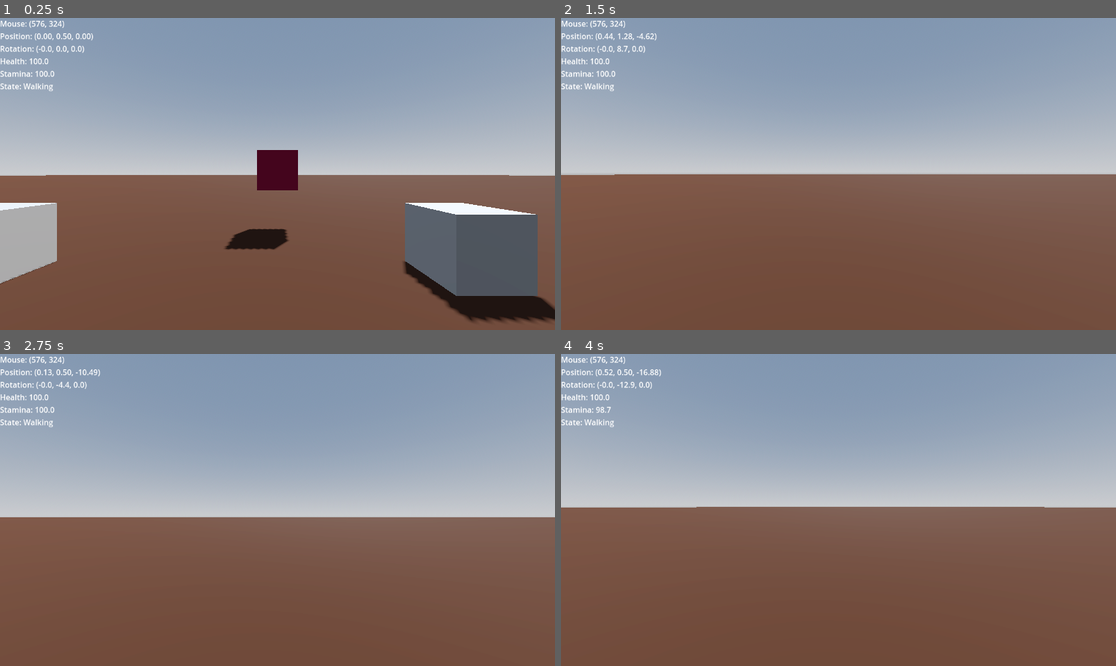
Above: before the commit, frames 1-4 (two rows, left to right).
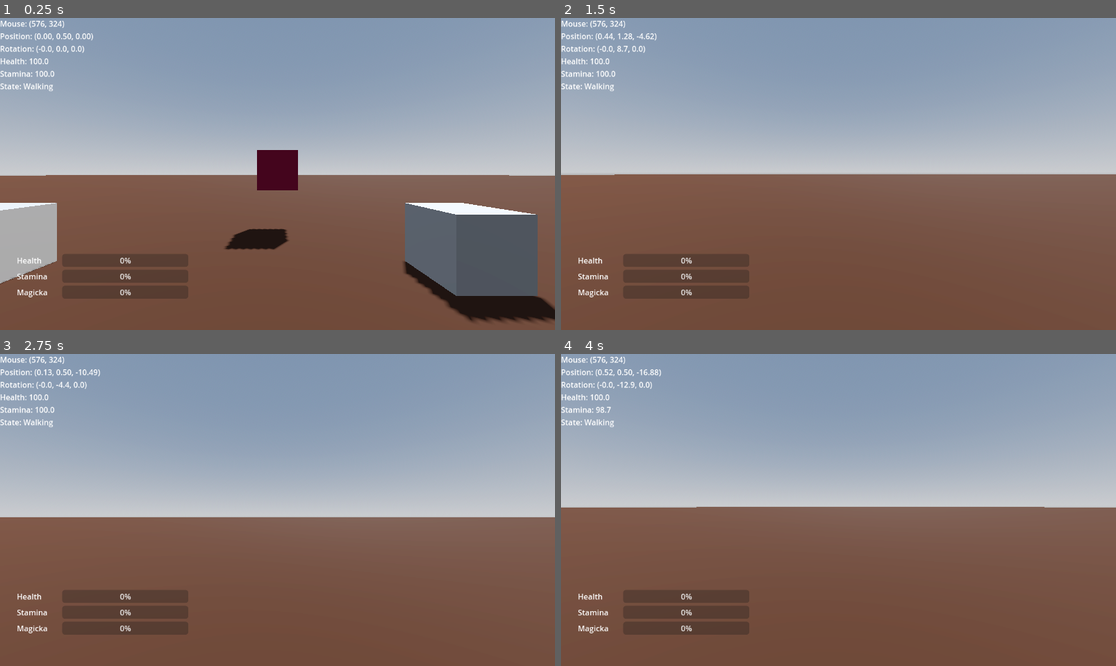
Above: after the commit, the same moments.

Repository: FreedominaStonyField/first-person-rpg
Game: Godot game, scene res://scenes/levels/movement_test_level.tscn
Same seed, same stepped clock (60 frames per second), same inputs: the game is played once before the commit and once after it.
Inputs (mouse positions are in pixels of both pictures, inside the frame that each line leads up to):
- Up to frame 1 (0.25 s): no input
- Up to frame 2 (1.5 s): move the mouse to (866, 174) at 0.52 s; hold W (move_forward) from 0.53 s (still down); click (866, 174) at 0.6 s; tap Space (jump) at 0.77 s; move the mouse to (810, 174) at 1.27 s; right-click (810, 174) at 1.35 s
- Up to frame 3 (2.75 s): keep holding W (move_forward); tap Space (jump) at 1.52 s; move the mouse to (288, 503) at 2.02 s; hold E (interact) from 2.03 s (still down)
- Up to frame 4 (4 s): keep holding W (move_forward); tap Enter at 2.75 s; move the mouse to (832, 516) at 2.77 s; release E (interact) at 2.78 s; tap Shift (sprint) at 2.85 s; tap Space (jump) at 3.02, 3.77 s; move the mouse to (877, 513) at 3.52 s; click (877, 513) at 3.6 s

The runs differ from the first frame. In frame 1, 2.8% of the frame differs, in the area x 3-34%, y 75-90%; in frame 2, 2.9%; in frame 3, 2.9%; in frame 4, 2.9%.

Commit message:
feat: add PlayerHud and integrate with ActorStats for health, stamina, and magicka display

Diff:
--- a/scenes/shared/ActorStats.gd
+++ b/scenes/shared/ActorStats.gd
@@ -1,6 +1,8 @@
 class_name ActorStats
 extends Node
 
+signal core_stat_changed(stat_name: String, previous_value: float, current_value: float, max_value: float)
+signal damaged(amount: float, current_health: float, max_health: float)
 signal died(actor: Node)
 
 const MAX_STAT := 100.0
@@ -33,7 +35,11 @@
 func take_damage(amount: float) -> void:
 	if amount <= 0.0 or not _is_alive:
 		return
+	var previous_health := health
 	_modify_core_stat("health", -abs(amount), 0.0, MAX_STAT)
+	var applied_damage :float = max(0.0, previous_health - health)
+	if applied_damage > 0.0:
+		emit_signal("damaged", applied_damage, health, MAX_STAT)
 	if health <= 0.0:
 		health = 0.0
 		if _is_alive:
@@ -89,6 +95,7 @@
 		return
 	_set_core_stat(stat_name, desired_value)
 	_log_stat_change(stat_name, before_value, desired_value)
+	emit_signal("core_stat_changed", stat_name, before_value, desired_value, clamp_max)
 
 func _get_core_stat(stat_name: String) -> float:
 	match stat_name:
--- a/scenes/shared/PlayerController.tscn
+++ b/scenes/shared/PlayerController.tscn
@@ -1,9 +1,9 @@
-[gd_scene load_steps=4 format=3 uid="uid://d20kn72k08ytb"]
+[gd_scene load_steps=6 format=3 uid="uid://d20kn72k08ytb"]
 
 [ext_resource type="Script" uid="uid://bvilbtbxnls45" path="res://scenes/shared/player_controller.gd" id="1_v58sa"]
-[ext_resource type="Script" uid="uid://ckxwp5fuwh5df" path="res://scenes/shared/ActorStats.gd" id="2_80j70"]
-[ext_resource type="PackedScene" uid="uid://stats_component_scene" path="res://scenes/shared/StatsComponent.tscn" id="3"]
-[ext_resource type="Script" path="res://scenes/shared/DeathHandlerComponent.gd" id="4_jl5kh"]
+[ext_resource type="PackedScene" path="res://scenes/shared/StatsComponent.tscn" id="3"]
+[ext_resource type="Script" uid="uid://cnrcn6yeejvjq" path="res://scenes/shared/DeathHandlerComponent.gd" id="4_jl5kh"]
+[ext_resource type="PackedScene" path="res://scenes/ui/PlayerHud.tscn" id="5_qcruy"]
 
 [sub_resource type="CapsuleShape3D" id="CapsuleShape3D_wae83"]
 
@@ -20,6 +20,11 @@
 
 [node name="CanvasLayer" type="CanvasLayer" parent="."]
 
+[node name="PlayerHud" parent="CanvasLayer" instance=ExtResource("5_qcruy")]
+layout_mode = 3
+anchors_preset = 15
+stats_path = NodePath("../../Stats")
+
 [node name="DebugLabel" type="Label" parent="CanvasLayer"]
 text = "Mouse:
 Position:
--- a/scenes/shared/player_controller.gd
+++ b/scenes/shared/player_controller.gd
@@ -23,6 +23,7 @@
 
 @onready var camera: Camera3D = $Camera3D
 @onready var debug_label: Label = $CanvasLayer/DebugLabel
+@onready var player_hud: PlayerHud = $CanvasLayer/PlayerHud
 
 var pitch := 0.0
 var held_body: RigidBody3D = null
@@ -39,6 +40,8 @@
 				push_error("PlayerController: stats_path must point to an ActorStats node.")
 		else:
 			push_error("PlayerController: stats_path is not pointing to a valid node.")
+	if player_hud and stats:
+		player_hud.set_stats(stats)
 
 func _unhandled_input(event: InputEvent) -> void:
 	if event is InputEventMouseMotion and camera:
--- /dev/null
+++ b/scenes/ui/PlayerHud.tscn
@@ -0,0 +1,69 @@
+[gd_scene load_steps=2 format=3 uid="uid://player_hud_scene"]
+
+[ext_resource type="Script" path="res://scenes/ui/player_hud.gd" id="1_5npdb"]
+
+[node name="PlayerHud" type="Control"]
+anchor_right = 1.0
+anchor_bottom = 1.0
+mouse_filter = 2
+script = ExtResource("1_5npdb")
+
+[node name="DamageFlashOverlay" type="ColorRect" parent="."]
+anchor_right = 1.0
+anchor_bottom = 1.0
+color = Color(0.6, 0, 0, 0)
+mouse_filter = 2
+visible = false
+
+[node name="HudMarginContainer" type="MarginContainer" parent="."]
+anchor_left = 0.02
+anchor_top = 1.0
+anchor_right = 0.35
+anchor_bottom = 1.0
+offset_top = -170.0
+offset_bottom = -24.0
+mouse_filter = 2
+theme_override_constants/margin_left = 12
+theme_override_constants/margin_top = 12
+theme_override_constants/margin_right = 12
+theme_override_constants/margin_bottom = 12
+
+[node name="VitalsBox" type="VBoxContainer" parent="HudMarginContainer"]
+mouse_filter = 2
+theme_override_constants/separation = 6
+
+[node name="HealthRow" type="HBoxContainer" parent="HudMarginContainer/VitalsBox"]
+mouse_filter = 2
+
+[node name="HealthLabel" type="Label" parent="HudMarginContainer/VitalsBox/HealthRow"]
+custom_minimum_size = Vector2(90, 0)
+text = "Health"
+mouse_filter = 2
+
+[node name="HealthBar" type="ProgressBar" parent="HudMarginContainer/VitalsBox/HealthRow"]
+size_flags_horizontal = 3
+mouse_filter = 2
+
+[node name="StaminaRow" type="HBoxContainer" parent="HudMarginContainer/VitalsBox"]
+mouse_filter = 2
+
+[node name="StaminaLabel" type="Label" parent="HudMarginContainer/VitalsBox/StaminaRow"]
+custom_minimum_size = Vector2(90, 0)
+text = "Stamina"
+mouse_filter = 2
+
+[node name="StaminaBar" type="ProgressBar" parent="HudMarginContainer/VitalsBox/StaminaRow"]
+size_flags_horizontal = 3
+mouse_filter = 2
+
+[node name="MagickaRow" type="HBoxContainer" parent="HudMarginContainer/VitalsBox"]
+mouse_filter = 2
+
+[node name="MagickaLabel" type="Label" parent="HudMarginContainer/VitalsBox/MagickaRow"]
+custom_minimum_size = Vector2(90, 0)
+text = "Magicka"
+mouse_filter = 2
+
+[node name="MagickaBar" type="ProgressBar" parent="HudMarginContainer/VitalsBox/MagickaRow"]
+size_flags_horizontal = 3
+mouse_filter = 2
--- /dev/null
+++ b/scenes/ui/player_hud.gd
@@ -0,0 +1,129 @@
+class_name PlayerHud
+extends Control
+
+@export var stats_path: NodePath
+@export var damage_flash_peak_alpha := 0.35
+@export var damage_flash_rise_time := 0.08
+@export var damage_flash_fade_time := 0.25
+
+var stats: ActorStats = null
+
+var _damage_flash_tween: Tween = null
+
+@onready var _health_bar: ProgressBar = $HudMarginContainer/VitalsBox/HealthBar
+@onready var _stamina_bar: ProgressBar = $HudMarginContainer/VitalsBox/StaminaBar
+@onready var _magicka_bar: ProgressBar = $HudMarginContainer/VitalsBox/MagickaBar
+@onready var _damage_flash: ColorRect = $DamageFlashOverlay
+
+func _ready() -> void:
+	_apply_bar_styles()
+	_resolve_stats_from_path()
+	_sync_all_bars()
+	if stats:
+		_connect_stats()
+
+func set_stats(actor_stats: ActorStats) -> void:
+	if actor_stats == stats:
+		return
+	_disconnect_stats()
+	stats = actor_stats
+	_sync_all_bars()
+	_connect_stats()
+
+func _resolve_stats_from_path() -> void:
+	if stats or not stats_path or stats_path == NodePath(""):
+		return
+	var node := get_node_or_null(stats_path)
+	if node and node is ActorStats:
+		stats = node as ActorStats
+	elif not node:
+		push_warning("PlayerHud: stats_path does not point to a valid node.")
+	else:
+		push_warning("PlayerHud: stats_path must reference an ActorStats node.")
+
+func _connect_stats() -> void:
+	if not stats:
+		return
+	if not stats.is_connected("core_stat_changed", Callable(self, "_on_core_stat_changed")):
+		stats.connect("core_stat_changed", Callable(self, "_on_core_stat_changed"))
+	if not stats.is_connected("damaged", Callable(self, "_on_damaged")):
+		stats.connect("damaged", Callable(self, "_on_damaged"))
+
+func _disconnect_stats() -> void:
+	if not stats:
+		return
+	if stats.is_connected("core_stat_changed", Callable(self, "_on_core_stat_changed")):
+		stats.disconnect("core_stat_changed", Callable(self, "_on_core_stat_changed"))
+	if stats.is_connected("damaged", Callable(self, "_on_damaged")):
+		stats.disconnect("damaged", Callable(self, "_on_damaged"))
+
+func _on_core_stat_changed(stat_name: String, previous_value: float, current_value: float, max_value: float) -> void:
+	match stat_name:
+		"health":
+			_update_bar(_health_bar, current_value, max_value)
+		"stamina":
+			_update_bar(_stamina_bar, current_value, max_value)
+		"magicka":
+			_update_bar(_magicka_bar, current_value, max_value)
+
+func _on_damaged(_amount: float, _current_health: float, _max_health: float) -> void:
+	_flash_damage()
+
+func _update_bar(bar: ProgressBar, value: float, max_value: float) -> void:
+	if not bar:
+		return
+	bar.max_value = max_value
+	bar.value = clamp(value, 0.0, max_value)
+
+func _sync_all_bars() -> void:
+	if not stats:
+		return
+	_update_bar(_health_bar, stats.health, ActorStats.MAX_STAT)
+	_update_bar(_stamina_bar, stats.stamina, ActorStats.MAX_STAT)
+	_update_bar(_magicka_bar, stats.magicka, ActorStats.MAX_STAT)
+
+func _flash_damage() -> void:
+	if not _damage_flash:
+		return
+	if _damage_flash_tween and _damage_flash_tween.is_running():
+		_damage_flash_tween.kill()
+	_damage_flash.visible = true
+	_damage_flash.color.a = 0.0
+	_damage_flash_tween = create_tween()
+	_damage_flash_tween.tween_property(_damage_flash, "color:a", damage_flash_peak_alpha, damage_flash_rise_time)
+	_damage_flash_tween.tween_property(_damage_flash, "color:a", 0.0, damage_flash_fade_time)
+	_damage_flash_tween.connect("finished", Callable(self, "_on_flash_finished"))
+
+func _on_flash_finished() -> void:
+	if _damage_flash:
+		_damage_flash.visible = false
+	_damage_flash_tween = null
+
+func _apply_bar_styles() -> void:
+	_apply_progress_style(_health_bar, Color(0.58, 0.07, 0.07, 1.0))
+	_apply_progress_style(_stamina_bar, Color(0.1, 0.5, 0.16, 1.0))
+	_apply_progress_style(_magicka_bar, Color(0.12, 0.32, 0.65, 1.0))
+
+func _apply_progress_style(bar: ProgressBar, fill_color: Color) -> void:
+	if not bar:
+		return
+	bar.show_percentage = false
+	bar.clip_contents = true
+	bar.custom_minimum_size = Vector2(260, 20)
+
+	var background := StyleBoxFlat.new()
+	background.bg_color = Color(0, 0, 0, 0.6)
+	background.corner_radius_bottom_left = 3
+	background.corner_radius_bottom_right = 3
+	background.corner_radius_top_left = 3
+	background.corner_radius_top_right = 3
+
+	var fill := StyleBoxFlat.new()
+	fill.bg_color = fill_color
+	fill.corner_radius_bottom_left = 3
+	fill.corner_radius_bottom_right = 3
+	fill.corner_radius_top_left = 3
+	fill.corner_radius_top_right = 3
+
+	bar.add_theme_stylebox_override("background", background)
+	bar.add_theme_stylebox_override("fill", fill)
Not shown, added: scenes/ui/player_hud.gd.uid
